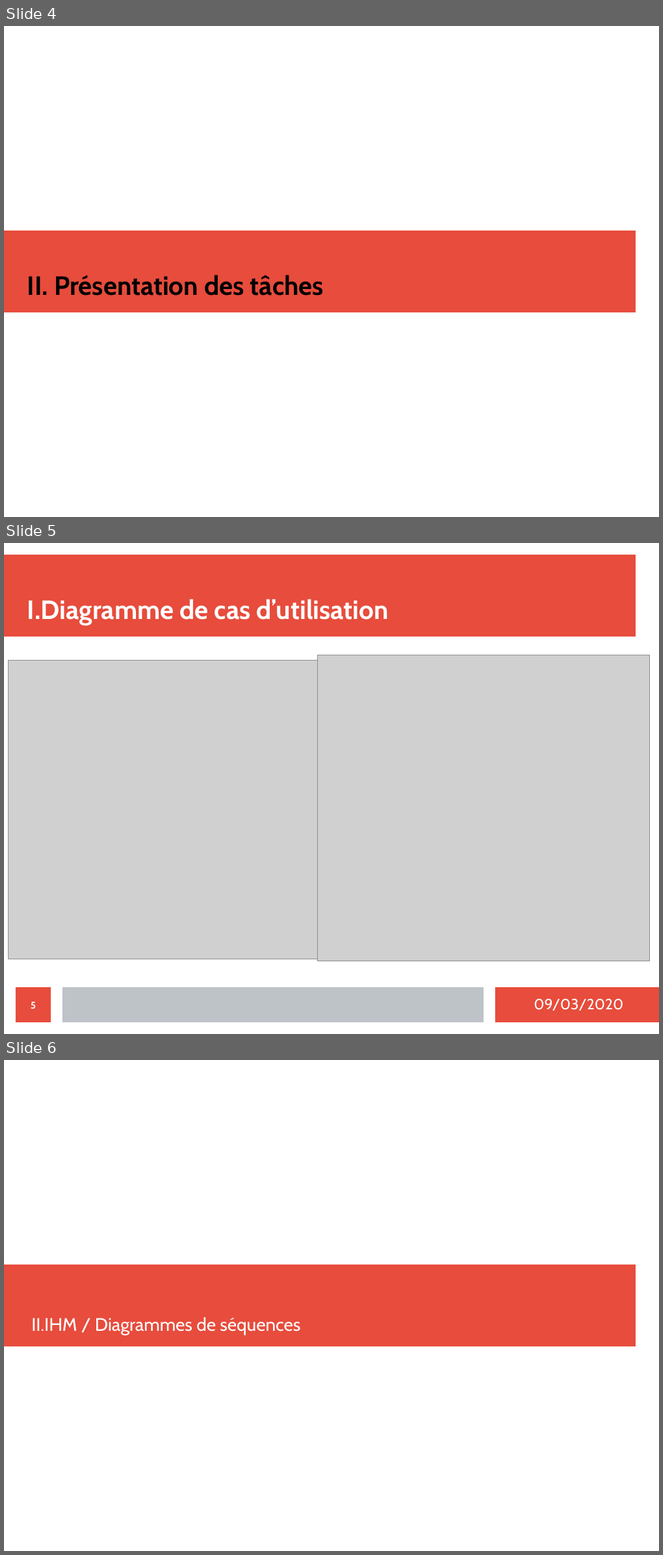
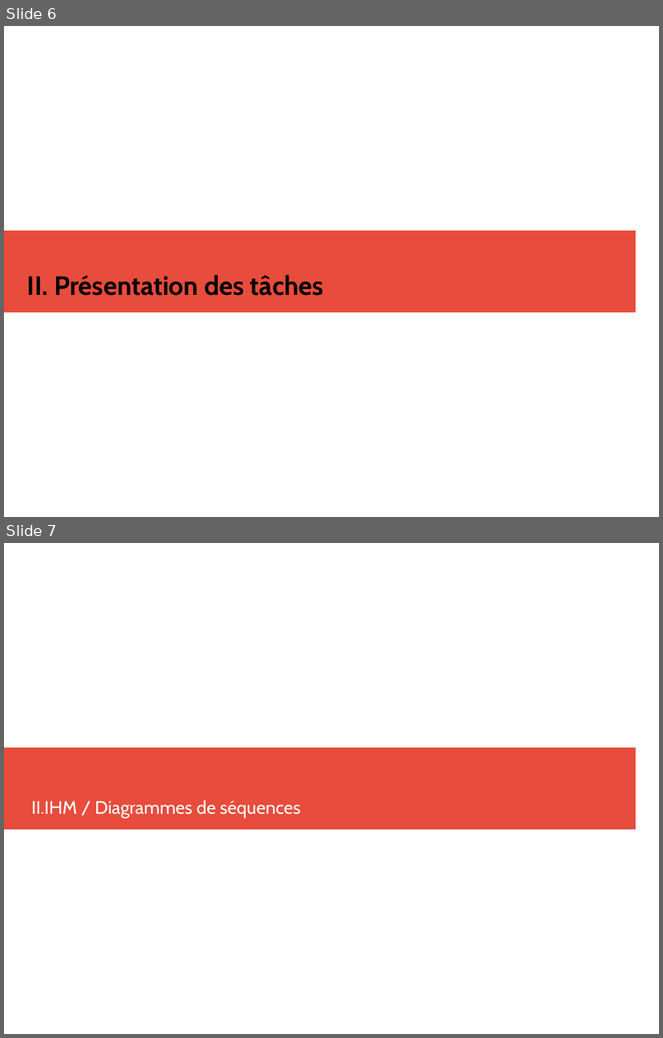
Before and after one commit to MezeretteBrice/Projet_Ronde, a slide deck: SOUTENANCE/Revue2/jeremiguillaumin.odp. Shown one above the other, each under a label of ours: slides 4, 5 and 6 before the commit, slides 6 and 7 after it. The pictures are 663x1555 and 663x1038 pixels, drawn with LibreOffice and Linux fonts; fonts in the diff are those of the drawing; grey boxes stand for pictures. Boxes give left, top, right and bottom in pixels: in the first picture for what was removed or moved away, otherwise in the second. Text is boxed around its words. In the diff, an @@ line names an element or a change of style, - is before the commit and + after.

```diff
--- a/SOUTENANCE/Revue2/jeremiguillaumin.odp
+++ b/SOUTENANCE/Revue2/jeremiguillaumin.odp
@@ slide 5 removed at <box>4,543,659,1034</box>, background #FFFFFF @@
@@ rectangle removed at <box>4,555,636,637</box> @@
@@ title removed at <box>27,599,389,626</box> @@
-I.Diagramme de cas d’utilisation
@@ picture removed at <box>318,655,650,962</box> @@
@@ picture removed at <box>8,660,318,960</box> @@
@@ page number removed at <box>16,988,51,1023</box> @@
-5
@@ rectangle removed at <box>62,988,484,1023</box> @@
@@ rectangle removed at <box>495,988,659,1023</box> @@
@@ text removed at <box>534,999,623,1011</box> @@
-09/03/2020
@@ what was slide 4 is now slide 6 @@
@@ what was slide 6 is now slide 7 @@
```
Also in this commit, not shown: 3 slides changed, 2 slides added.
